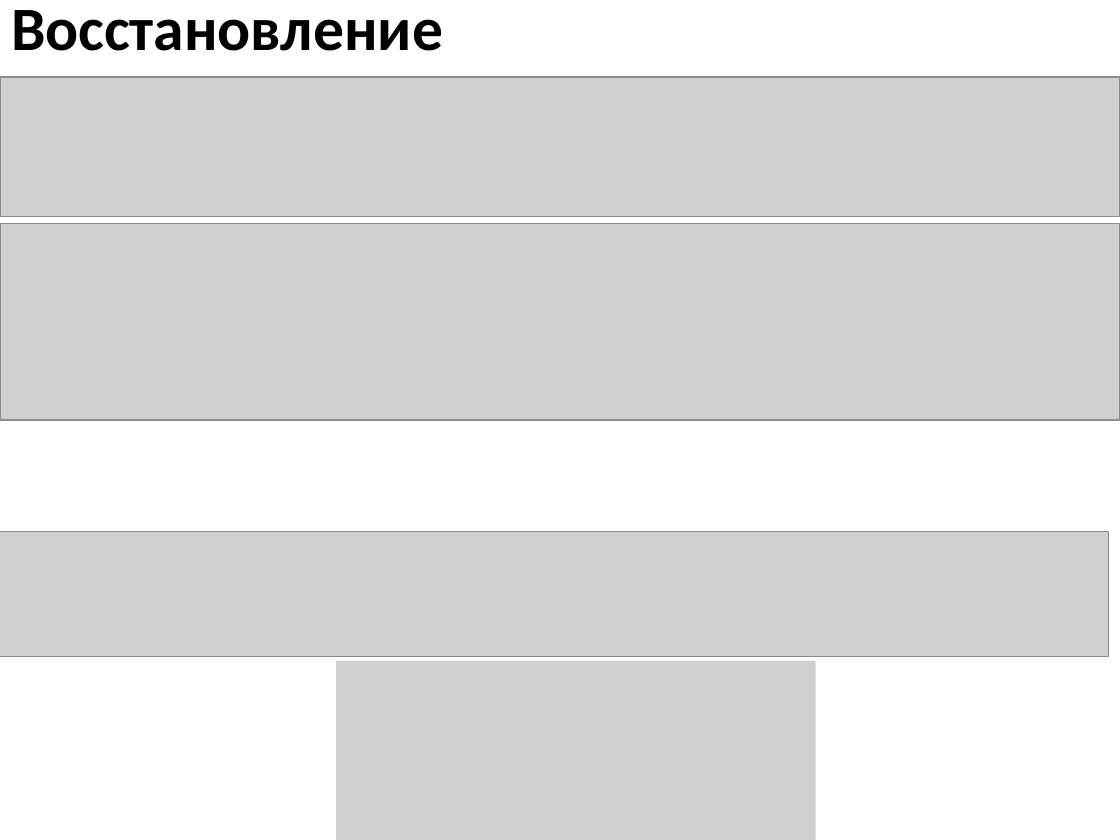
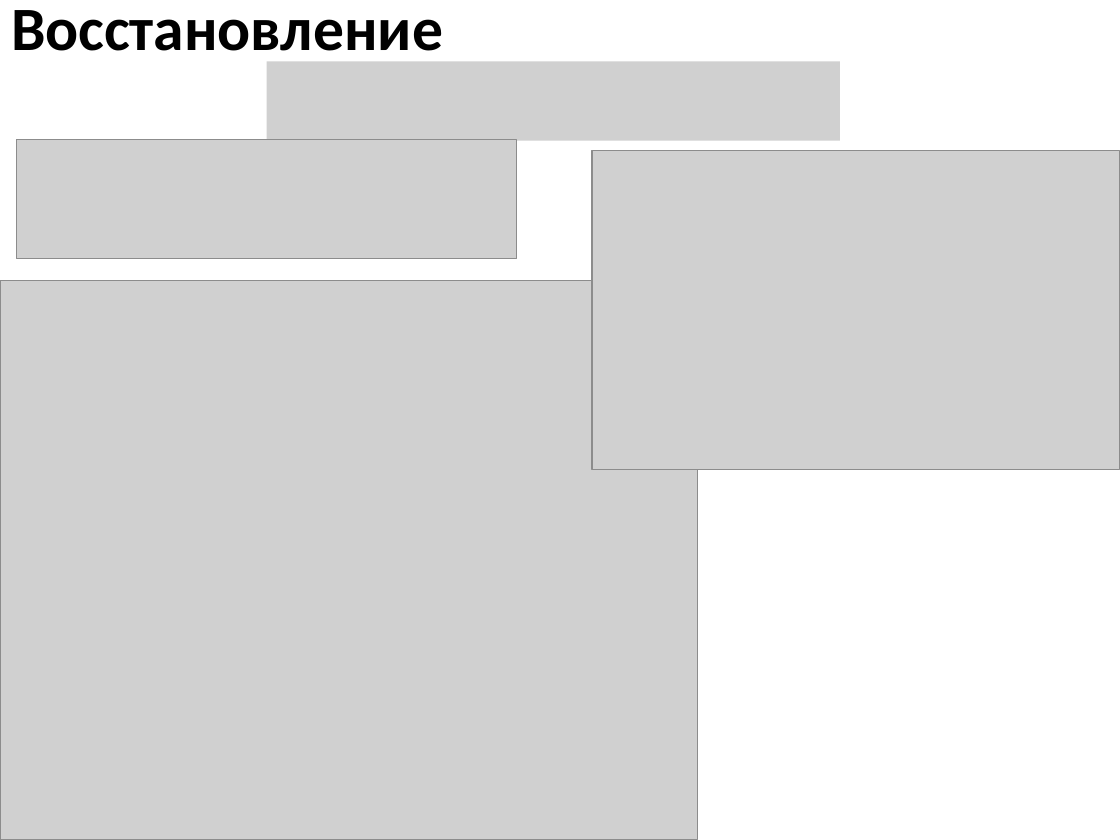
Before and after one commit to EnglishBeach/Course-work, a slide deck: slide 4 of Презентация.pptx (slide 5 before the commit). Drawn at 1120x840 pixels with LibreOffice and Linux fonts; fonts in the diff are those of the drawing; grey boxes stand for pictures. Boxes give left, top, right and bottom in pixels: in the first picture for what was removed or moved away, otherwise in the second. Text is boxed around its words. In the diff, an @@ line names an element or a change of style, - is before the commit and + after.

```diff
--- a/Презентация.pptx
+++ b/Презентация.pptx
@@ picture added at (267,62,840,141) @@
@@ picture: place and size @@
-picture at (0,77,1120,216)
+picture at (16,140,516,259)
@@ picture added at (592,151,1120,470) @@
@@ picture removed at (0,223,1120,420) @@
@@ picture added at (0,280,697,840) @@
@@ picture removed at (0,532,1108,656) @@
@@ picture removed at (336,661,815,840) @@
```
Also in this commit, not shown: 4 other slides changed, 1 slide added, 2 other files.
